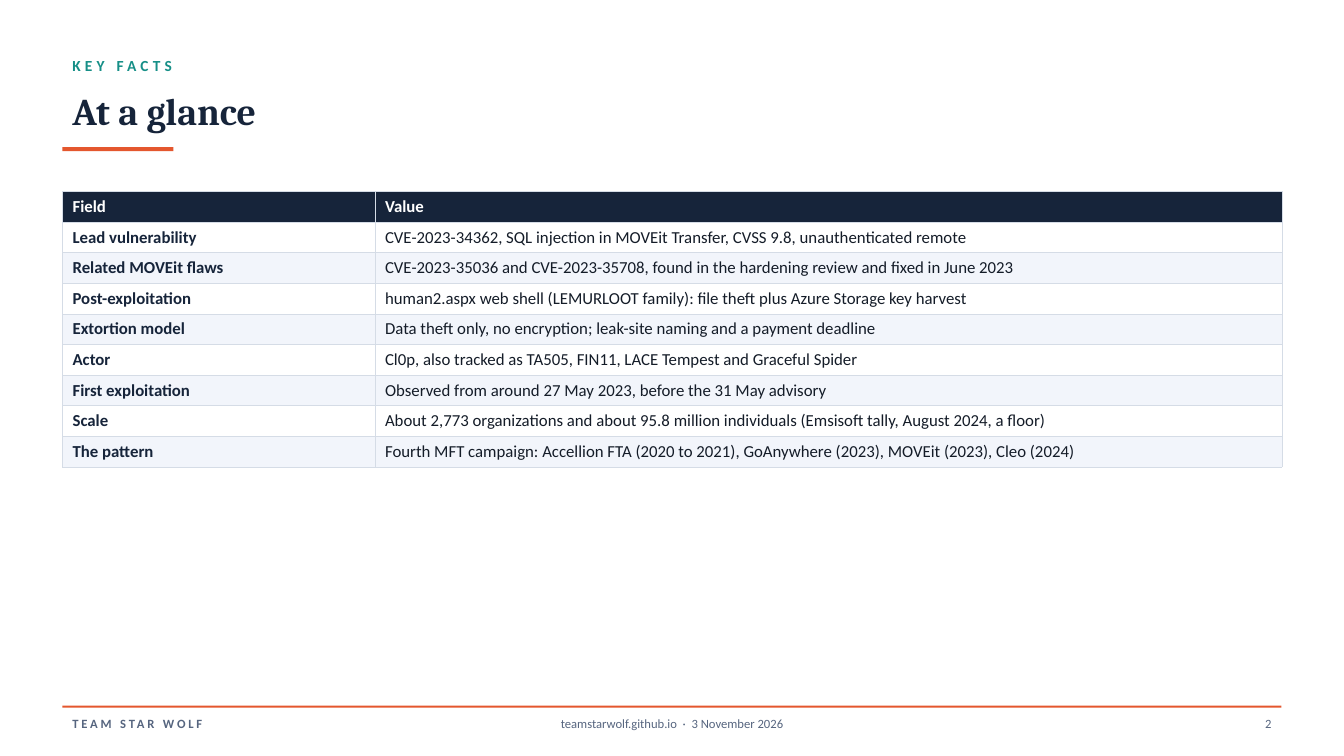
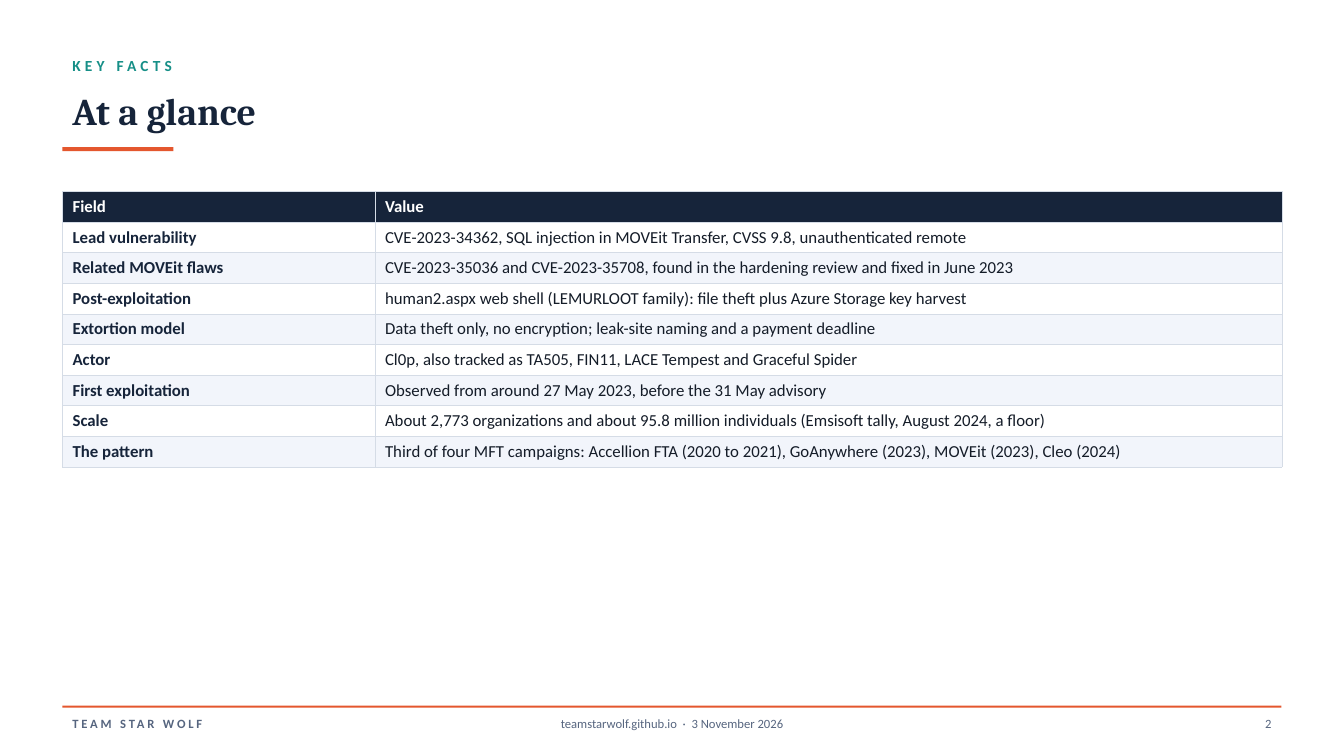
Before and after one commit to TeamStarWolf/TeamStarWolf, a slide deck: slide 3 of case-studies/slides/Cl0p_MOVEit_File_Transfer_2023_Case_Study.pptx. Drawn at 1344x756 pixels with LibreOffice and Linux fonts; fonts in the diff are those of the drawing. Boxes give left, top, right and bottom in pixels: in the first picture for what was removed or moved away, otherwise in the second. Text is boxed around its words. In the diff, an @@ line names an element or a change of style, - is before the commit and + after.

```diff
--- a/case-studies/slides/Cl0p_MOVEit_File_Transfer_2023_Case_Study.pptx
+++ b/case-studies/slides/Cl0p_MOVEit_File_Transfer_2023_Case_Study.pptx
@@ table at (63,192,1282,464) @@
-row 9, column 2: Fourth MFT campaign: Accellion FTA (2020 to 2021), GoAnywhere (2023), MOVEit (2023), Cleo (2024)
+row 9, column 2: Third of four MFT campaigns: Accellion FTA (2020 to 2021), GoAnywhere (2023), MOVEit (2023), Cleo (2024)
```
Also in this commit, not shown: 1 other slide changed, 12 other files.
